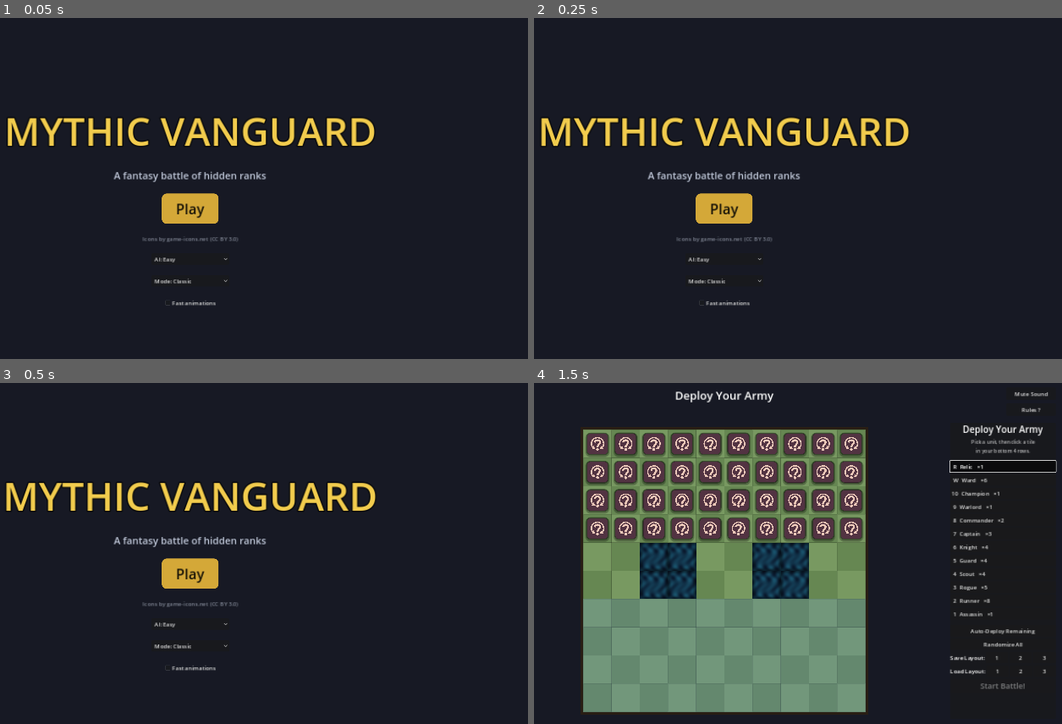
Above: before the commit, frames 1-4 (two rows, left to right).
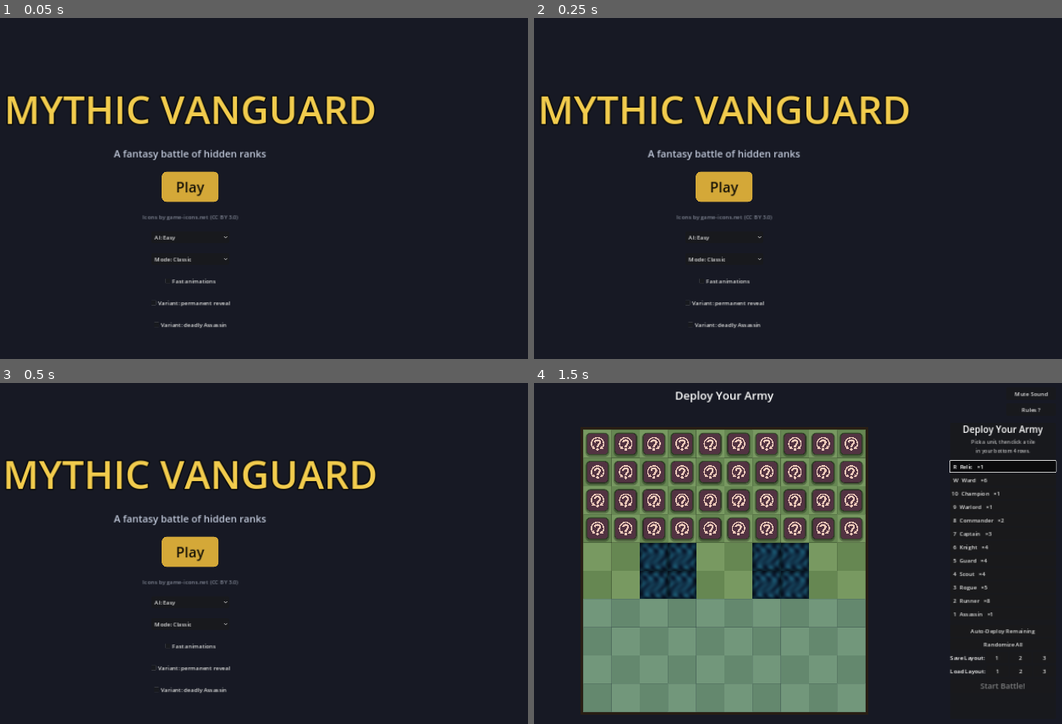
Above: after the commit, the same moments.

Repository: NCSTATEPACK16/MythicVanguard
Game: Godot game, scene res://title.tscn
The game is run twice, just before and just after one commit, with the same random seed, the same clock (stepped at 60 frames per second) and the same inputs.
Inputs:
- Up to frame 1 (0.05 s): no input
- Up to frame 2 (0.25 s): no input
- Up to frame 3 (0.5 s): no input
- Up to frame 4 (1.5 s): click "Play" at 0.5 s; click "R Relic ×1" at 1.25 s

The runs differ from the first frame. In frame 1, 7.3% of the frame differs, in the area x 1-71%, y 22-92%; in frame 2, 7.3%; in frame 3, 7.3%, in the area x 1-72%, y 22-92%; in frame 4, nothing differs.

Commit message:
feat: pre-match rule variants (G2.4)
Two optional, persisted rule toggles selectable on the title screen:
- Permanent reveal: a rank stays face-up once seen in combat
  (piece.reveal_permanently) instead of the default temporary flash.
- Deadly Assassin: the Assassin defeats any piece it attacks, applied
  in GameManager.resolve_combat.

Flags layer onto the MatchConfig (permanent_reveal) and are read by
GameManager directly (assassin_any). rulestest covers the deadly-
Assassin variant and confirms the default is unchanged. Debug flag
--reveal for headless verification.

Co-Authored-By: Claude Opus 4.8 <noreply@anthropic.com>

Diff:
--- a/game_manager.gd
+++ b/game_manager.gd
@@ -38,6 +38,8 @@
 	cfg.set_value("options", "fast_anim", fast_anim)
 	cfg.set_value("options", "muted", muted)
 	cfg.set_value("options", "match_mode", match_mode)
+	cfg.set_value("options", "variant_permanent_reveal", variant_permanent_reveal)
+	cfg.set_value("options", "variant_assassin_any", variant_assassin_any)
 	cfg.save(SETTINGS_PATH)
 
 func _load_settings():
@@ -47,6 +49,8 @@
 		fast_anim = cfg.get_value("options", "fast_anim", false)
 		muted = cfg.get_value("options", "muted", false)
 		match_mode = cfg.get_value("options", "match_mode", "classic")
+		variant_permanent_reveal = cfg.get_value("options", "variant_permanent_reveal", false)
+		variant_assassin_any = cfg.get_value("options", "variant_assassin_any", false)
 
 func _ready():
 	_load_settings()
@@ -145,6 +149,13 @@
 # Which match variant to set up. Persisted with the other options.
 var match_mode: String = "classic"
 
+# Optional rule variants, selectable before a match and persisted.
+# permanent_reveal: a piece's rank stays visible forever once seen in combat
+#   (instead of the default temporary flash).
+# assassin_any: the Assassin defeats ANY piece it attacks, not just the Champion.
+var variant_permanent_reveal: bool = false
+var variant_assassin_any: bool = false
+
 # Full board/roster/rules description for a match. main.gd reads this at
 # startup instead of the old board-size and roster constants, so variants
 # (Classic, Blitz, and later puzzles) are just different configs.
@@ -156,6 +167,7 @@
 			"pieces": BLITZ_PIECES.duplicate(),
 			"chasms": [Vector2i(3, 3), Vector2i(4, 3), Vector2i(3, 4), Vector2i(4, 4)],
 			"two_square_rule": false,
+			"permanent_reveal": variant_permanent_reveal,
 		}
 	# Classic (default)
 	var chasms = []
@@ -168,6 +180,7 @@
 		"pieces": REQUIRED_PIECES.duplicate(),
 		"chasms": chasms,
 		"two_square_rule": true,
+		"permanent_reveal": variant_permanent_reveal,
 	}
 
 const PIECE_ICONS = {
@@ -202,6 +215,10 @@
 	if defender.type == "Relic":
 		return "game_over"
 
+	# Variant: the Assassin is deadly to anything it attacks.
+	if variant_assassin_any and attacker.type == "Assassin":
+		return "attacker_wins"
+
 	# Wards defeat everything except Rogues
 	if defender.type == "Ward":
 		if attacker.type == "Rogue":
--- a/main.gd
+++ b/main.gd
@@ -9,6 +9,7 @@
 var deploy_rows: int = 4
 var deploy_start_row: int = 6  # first player-deploy row = BOARD_SIZE - deploy_rows
 var two_square_rule: bool = true
+var permanent_reveal: bool = false
 
 var grid = []
 
@@ -58,6 +59,8 @@
 func _ready():
 	if "--blitz" in OS.get_cmdline_user_args():
 		GameManager.match_mode = "blitz"
+	if "--reveal" in OS.get_cmdline_user_args():
+		GameManager.variant_permanent_reveal = true
 	_apply_match_config()
 	_initialize_grid()
 	_center_camera()
@@ -140,6 +143,7 @@
 	deploy_rows = cfg["deploy_rows"]
 	deploy_start_row = BOARD_SIZE - deploy_rows
 	two_square_rule = cfg["two_square_rule"]
+	permanent_reveal = cfg["permanent_reveal"]
 
 func _initialize_grid():
 	grid.resize(BOARD_SIZE)
@@ -1051,11 +1055,15 @@
 		bump_tween.tween_property(piece_to_move, "global_position", halfway_pos, GameManager.anim_time(0.2)).set_trans(Tween.TRANS_QUAD).set_ease(Tween.EASE_OUT)
 		await bump_tween.finished
 
-		# Reveal both ranks for a moment only; they hide again after the
-		# flash, so players have to remember what they saw. The AI records
-		# what it just learned in its own memory.
-		target_tile.flash_reveal(COMBAT_REVEAL_TIME)
-		piece_to_move.flash_reveal(COMBAT_REVEAL_TIME)
+		# Reveal both ranks. By default the reveal is only a flash — they hide
+		# again so players must remember — but the permanent-reveal variant
+		# keeps them face-up. The AI records what it learned either way.
+		if permanent_reveal:
+			target_tile.reveal_permanently()
+			piece_to_move.reveal_permanently()
+		else:
+			target_tile.flash_reveal(COMBAT_REVEAL_TIME)
+			piece_to_move.flash_reveal(COMBAT_REVEAL_TIME)
 		ai.observe_combat(piece_to_move.data, target_tile.data)
 		_show_combat_result(piece_to_move.data, target_tile.data, result)
 		_log_move(is_player, old_pos, target_pos, piece_to_move.data, target_tile.data, result)
@@ -1284,6 +1292,13 @@
 	_rt_assert(rc.call("Guard", "Knight") == "defender_wins", "lower rank loses")
 	_rt_assert(rc.call("Knight", "Guard") == "attacker_wins", "higher rank wins")
 	_rt_assert(rc.call("Assassin", "Warlord") == "defender_wins", "assassin only beats champion")
+
+	# Rule variant: the deadly Assassin defeats anything it attacks.
+	GameManager.variant_assassin_any = true
+	_rt_assert(rc.call("Assassin", "Warlord") == "attacker_wins", "deadly-assassin variant beats warlord")
+	_rt_assert(rc.call("Assassin", "Ward") == "attacker_wins", "deadly-assassin variant beats ward")
+	GameManager.variant_assassin_any = false
+	_rt_assert(rc.call("Assassin", "Warlord") == "defender_wins", "default assassin still loses to warlord")
 
 	# AI memory: ranks seen in combat are remembered per difficulty.
 	# Hard never forgets; easy rolls to forget each piece every turn.
--- a/piece.gd
+++ b/piece.gd
@@ -92,6 +92,13 @@
 	var tw = create_tween()
 	tw.tween_property(token, "self_modulate", base, GameManager.anim_time(0.3)).set_trans(Tween.TRANS_QUAD).set_ease(Tween.EASE_OUT)
 
+# Permanent-reveal variant: show the rank and keep it shown, cancelling any
+# pending flash-hide.
+func reveal_permanently():
+	_reveal_gen += 1
+	data.is_revealed = true
+	_update_visuals()
+
 func _update_visuals():
 	if data.is_revealed or data.team == PieceData.Team.PLAYER:
 		icon.texture = data.texture
--- a/title.gd
+++ b/title.gd
@@ -46,6 +46,24 @@
 		GameManager.save_settings())
 	$CenterBox.add_child(fast)
 
+	var reveal = CheckBox.new()
+	reveal.size_flags_horizontal = Control.SIZE_SHRINK_CENTER
+	reveal.text = "Variant: permanent reveal"
+	reveal.button_pressed = GameManager.variant_permanent_reveal
+	reveal.toggled.connect(func(on):
+		GameManager.variant_permanent_reveal = on
+		GameManager.save_settings())
+	$CenterBox.add_child(reveal)
+
+	var deadly = CheckBox.new()
+	deadly.size_flags_horizontal = Control.SIZE_SHRINK_CENTER
+	deadly.text = "Variant: deadly Assassin"
+	deadly.button_pressed = GameManager.variant_assassin_any
+	deadly.toggled.connect(func(on):
+		GameManager.variant_assassin_any = on
+		GameManager.save_settings())
+	$CenterBox.add_child(deadly)
+
 	# Gentle title pulse
 	var title = $CenterBox/Title
 	title.pivot_offset = title.size / 2.0
